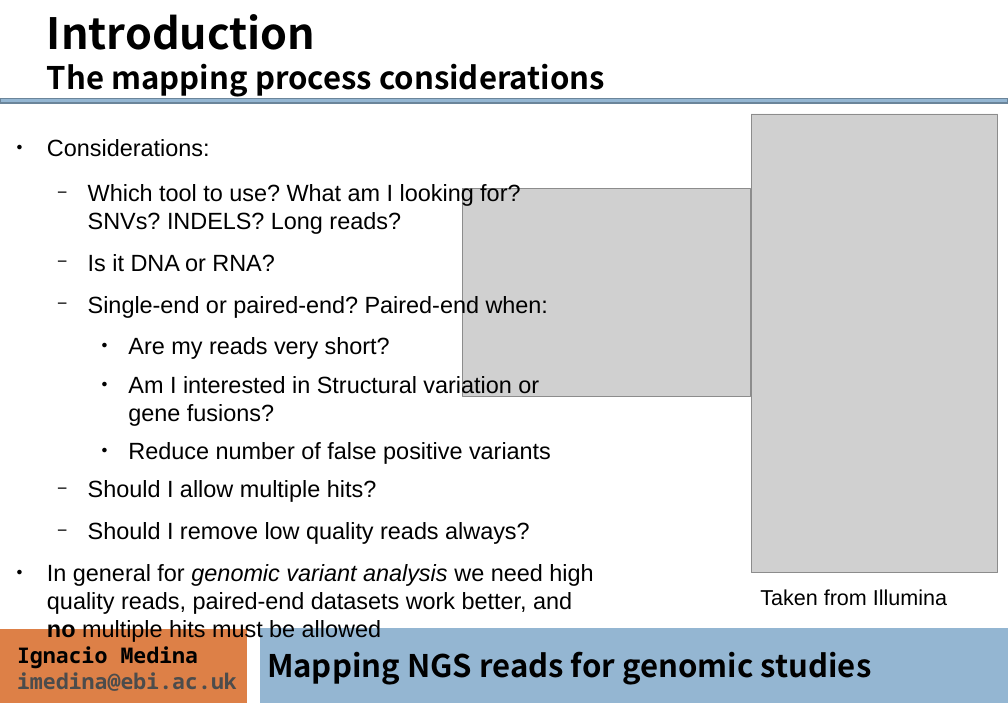
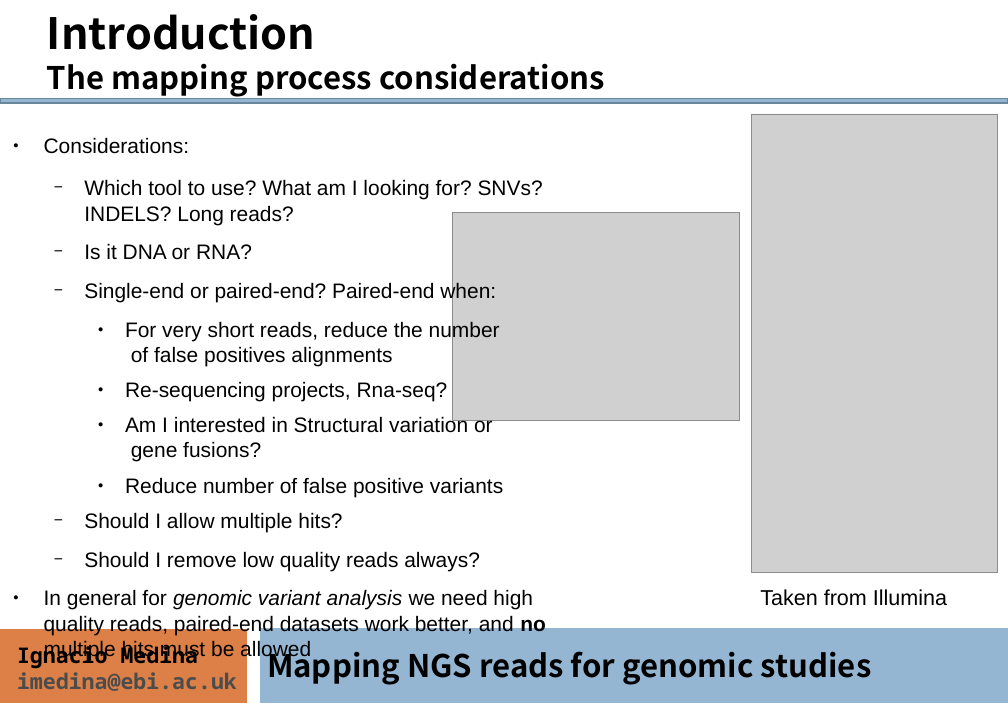
Before and after one commit to ngs-course/ngs-course.github.io, a slide deck: slide 8 of Course_Materials/alignment/presentation/ngs-read-mapping-imedina-mda14.odp. Drawn at 1008x713 pixels with LibreOffice and Linux fonts; fonts in the diff are those of the drawing; grey boxes stand for pictures. Boxes give left, top, right and bottom in pixels: in the first picture for what was removed or moved away, otherwise in the second. Text is boxed around its words. In the diff, an @@ line names an element or a change of style, - is before the commit and + after.

Commit message:
alignment: definitive slides done

```diff
--- a/Course_Materials/alignment/presentation/ngs-read-mapping-imedina-mda14.odp
+++ b/Course_Materials/alignment/presentation/ngs-read-mapping-imedina-mda14.odp
@@ text at <box>44,137,546,660</box>: size 19.6 to 17.5 pt in "Considerations:", "Which tool to use? What am I ...", "Is it DNA or RNA?", "Single-end or paired-end? Paired-end when:" and 5 more places @@
@@ picture: place and size @@
-picture at <box>463,189,750,397</box>
+picture at <box>453,212,740,420</box>
@@ text at <box>125,320,500,402</box>: text changed; size 19.6 to 17.5 pt @@
-    ● Are my reads very short?
+    ● For very short reads, reduce the number
+      of false positives alignments
+    ● Re-sequencing projects, Rna-seq?
```
Also in this commit, not shown: 16 other slides changed, 1 other file.
